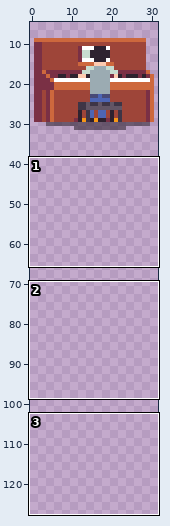
Two states of a sprite sheet, raw-assets/game{m}{nomip}{copy}/player/player.png. The picture above shows the old version from afar; the outline marks the close-up.
Close-up. First the earlier version:
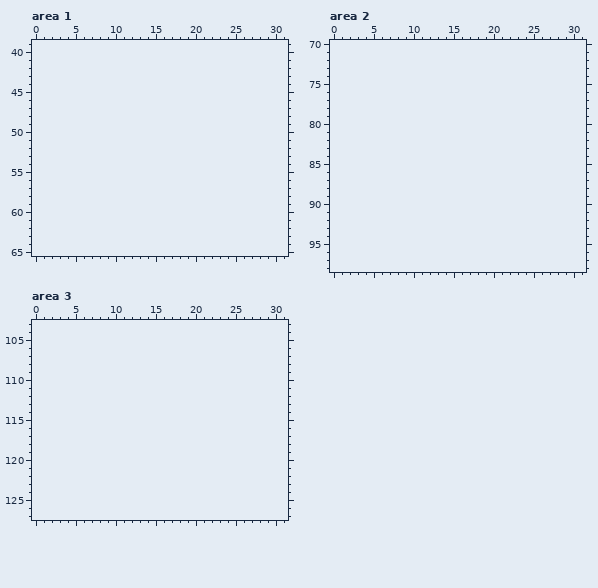
The file is 32x32 pixels. Shown: area 1: x 0..31, y 39..65; area 2: x 0..31, y 70..98; area 3: x 0..31, y 103..127. The old version is drawn lined up with the new one, on the new canvas. The wide view leaves out empty margins.
Palette (. is transparent): 
After the commit:
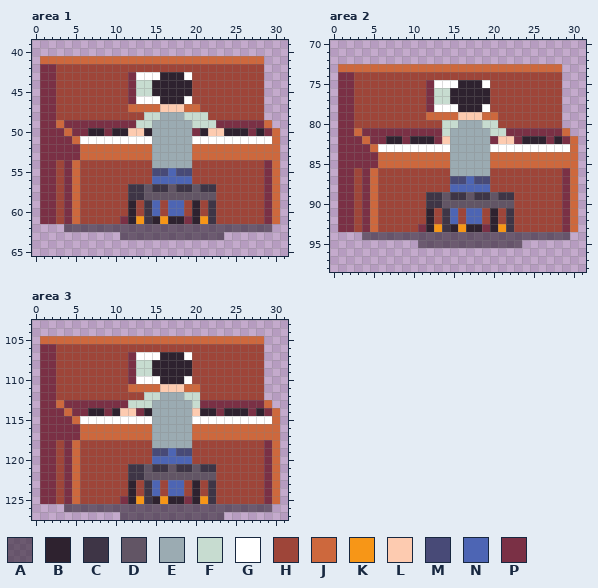
Colours new in this view: A #2e222f96  B #2e222f  C #3e3546  D #625565  E #9babb2  F #c7dcd0  G #ffffff  H #9e4539  J #cd683d  K #f79617  L #fdcbb0  M #484a77  N #4d65b4  P #7a3045
Change:
canvas 32x32 -> 32x128
Area 1:
y 41: x 1..28 ............................ -> JJJJJJJJJJJJJJJJJJJJJJJJJJJJ
y 42: x 1..28 ............................ -> PPHHHHHHHHHHHHHHHHHHHHHHHHHH
y 43: x 1..28 ............................ -> PPHHHHHHHHHPGGGBBBGHHHHHHHHH
y 44..45: x 1..28 ............................ -> PPHHHHHHHHHPFFBBBBBHHHHHHHHH
y 46: x 1..28 ............................ -> PPHHHHHHHHHPGGGBBBGHHHHHHHHH
y 47: x 1..28 ............................ -> PPHHHHHHHHHJJJJLLLJJHHHHHHHH
y 48: x 1..28 ............................ -> PPHHHHHHHHHHHFFEEEFFFHHHHHHH
y 49: x 1..29 ............................. -> PPJPPPPPPPPPFFEEEEEFFFPPPPPPJ
y 50: x 1..30 .............................. -> PPPJPPBBPBBLLBEEEEEPBLLBBBPBPJ
y 51: x 1..30 .............................. -> PPPPJGGGGGGGGGEEEEEGGGGGGGGGGJ
y 52..53: x 1..30 .............................. -> PPPPPJJJJJJJJJEEEEEJJJJJJJJJJJ
y 54: x 1..30 .............................. -> PPHPJHHHHHHHHHEEEEEHHHHHHHHHPJ
y 55: x 1..30 .............................. -> PPHPJHHHHHHHHHMMNMMHHHHHHHHHPJ
y 56: x 1..30 .............................. -> PPHPJHHHHHHHHHNNNNNHHHHHHHHHPJ
y 57: x 1..30 .............................. -> PPHPJHHHHHHCCDCCDCCDCCHHHHHHPJ
y 58: x 1..30 .............................. -> PPHPJHHHHHHCCDDDDDDDDDHHHHHHPJ
y 59..60: x 1..30 .............................. -> PPHPJHHHHHHBHCNHNNHBHCHHHHHHPJ
y 61: x 1..30 .............................. -> PPHPJHHHHHPBKCBKBBPBKCHHHHHHPJ
y 62: x 4..29 .......................... -> AAAAAAAAAAAAAAAAAAAAAAAAAA
y 63: x 11..23 ............. -> AAAAAAAAAAAAA
Area 2:
y 73: x 1..28 ............................ -> JJJJJJJJJJJJJJJJJJJJJJJJJJJJ
y 74: x 1..28 ............................ -> PPHHHHHHHHHHHHHHHHHHHHHHHHHH
y 75: x 1..28 ............................ -> PPHHHHHHHHHPGGGBBBGHHHHHHHHH
y 76..77: x 1..28 ............................ -> PPHHHHHHHHHPFFBBBBBHHHHHHHHH
y 78: x 1..28 ............................ -> PPHHHHHHHHHPGGGBBBGHHHHHHHHH
y 79: x 1..28 ............................ -> PPHHHHHHHHHJJJJLLLJJHHHHHHHH
y 80: x 1..28 ............................ -> PPHHHHHHHHHHHFFEEEFFHHHHHHHH
y 81: x 1..29 ............................. -> PPJPPPPPPPPPPFEEEEEFFPPPPPPPJ
y 82: x 1..30 .............................. -> PPPJPPBBPBBBPLEEEEEPLLPBBBPBPJ
y 83: x 1..30 .............................. -> PPPPJGGGGGGGGGEEEEEGGGGGGGGGGJ
y 84..85: x 1..30 .............................. -> PPPPPJJJJJJJJJEEEEEJJJJJJJJJJJ
y 86: x 1..30 .............................. -> PPHPJHHHHHHHHHEEEEEHHHHHHHHHPJ
y 87: x 1..30 .............................. -> PPHPJHHHHHHHHHMMNMMHHHHHHHHHPJ
y 88: x 1..30 .............................. -> PPHPJHHHHHHHHHNNNNNHHHHHHHHHPJ
y 89: x 1..30 .............................. -> PPHPJHHHHHHCCDCCDCCDCCHHHHHHPJ
y 90: x 1..30 .............................. -> PPHPJHHHHHHCCDDDDDDDDDHHHHHHPJ
y 91..92: x 1..30 .............................. -> PPHPJHHHHHHBHCNHNNHBHCHHHHHHPJ
y 93: x 1..30 .............................. -> PPHPJHHHHHPBKCBKBBPBKCHHHHHHPJ
y 94: x 4..29 .......................... -> AAAAAAAAAAAAAAAAAAAAAAAAAA
y 95: x 11..23 ............. -> AAAAAAAAAAAAA
Area 3:
y 105: x 1..28 ............................ -> JJJJJJJJJJJJJJJJJJJJJJJJJJJJ
y 106: x 1..28 ............................ -> PPHHHHHHHHHHHHHHHHHHHHHHHHHH
y 107: x 1..28 ............................ -> PPHHHHHHHHHPGGGBBBGHHHHHHHHH
y 108..109: x 1..28 ............................ -> PPHHHHHHHHHPFFBBBBBHHHHHHHHH
y 110: x 1..28 ............................ -> PPHHHHHHHHHPGGGBBBGHHHHHHHHH
y 111: x 1..28 ............................ -> PPHHHHHHHHHJJJJLLLJJHHHHHHHH
y 112: x 1..28 ............................ -> PPHHHHHHHHHHHFFEEEFFHHHHHHHH
y 113: x 1..29 ............................. -> PPJPPPPPPPPFFFEEEEEFPPPPPPPPJ
y 114: x 1..30 .............................. -> PPPJPPBBPBLLPBEEEEELBBPBBBPBPJ
y 115: x 1..30 .............................. -> PPPPJGGGGGGGGGEEEEEGGGGGGGGGGJ
y 116..117: x 1..30 .............................. -> PPPPPJJJJJJJJJEEEEEJJJJJJJJJJJ
y 118: x 1..30 .............................. -> PPHPJHHHHHHHHHEEEEEHHHHHHHHHPJ
y 119: x 1..30 .............................. -> PPHPJHHHHHHHHHMMNMMHHHHHHHHHPJ
y 120: x 1..30 .............................. -> PPHPJHHHHHHHHHNNNNNHHHHHHHHHPJ
y 121: x 1..30 .............................. -> PPHPJHHHHHHCCDCCDCCDCCHHHHHHPJ
y 122: x 1..30 .............................. -> PPHPJHHHHHHCCDDDDDDDDDHHHHHHPJ
y 123..124: x 1..30 .............................. -> PPHPJHHHHHHBHCNHNNHBHCHHHHHHPJ
y 125: x 1..30 .............................. -> PPHPJHHHHHPBKCBKBBPBKCHHHHHHPJ
y 126: x 4..29 .......................... -> AAAAAAAAAAAAAAAAAAAAAAAAAA
y 127: x 11..23 ............. -> AAAAAAAAAAAAA
